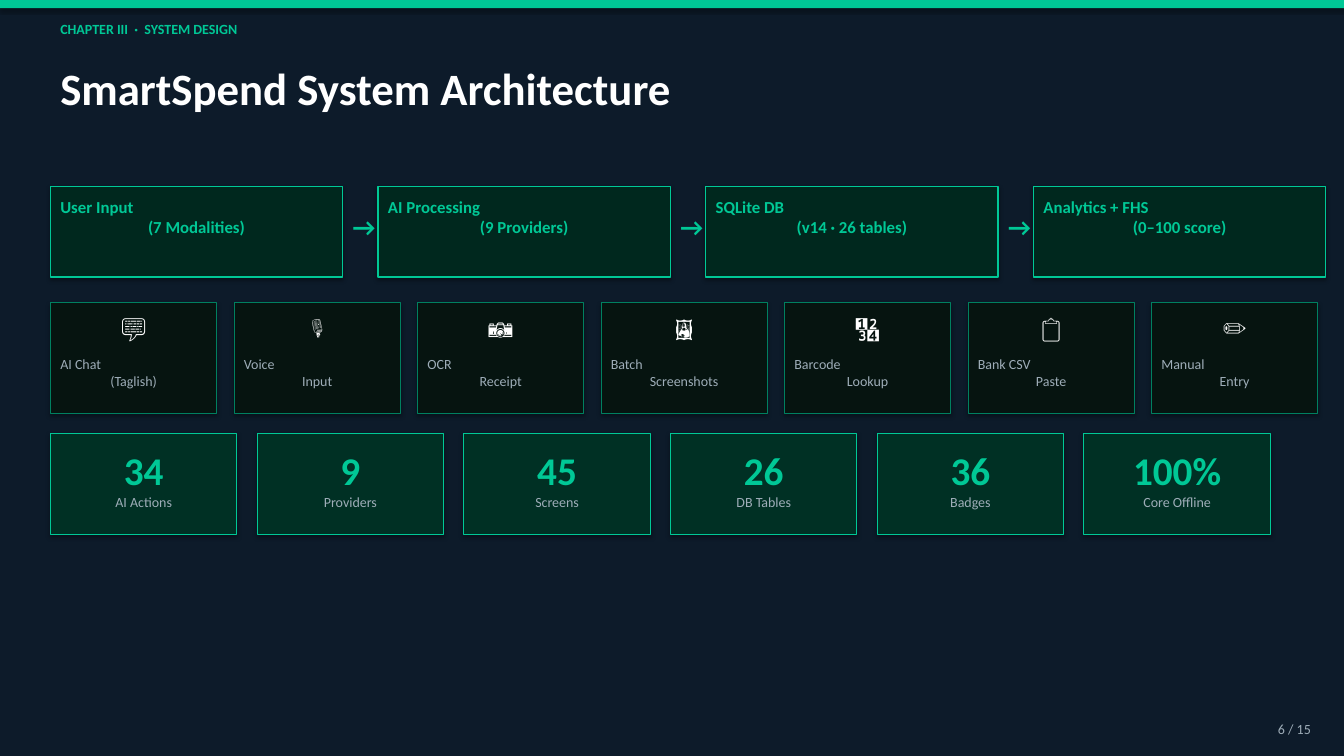
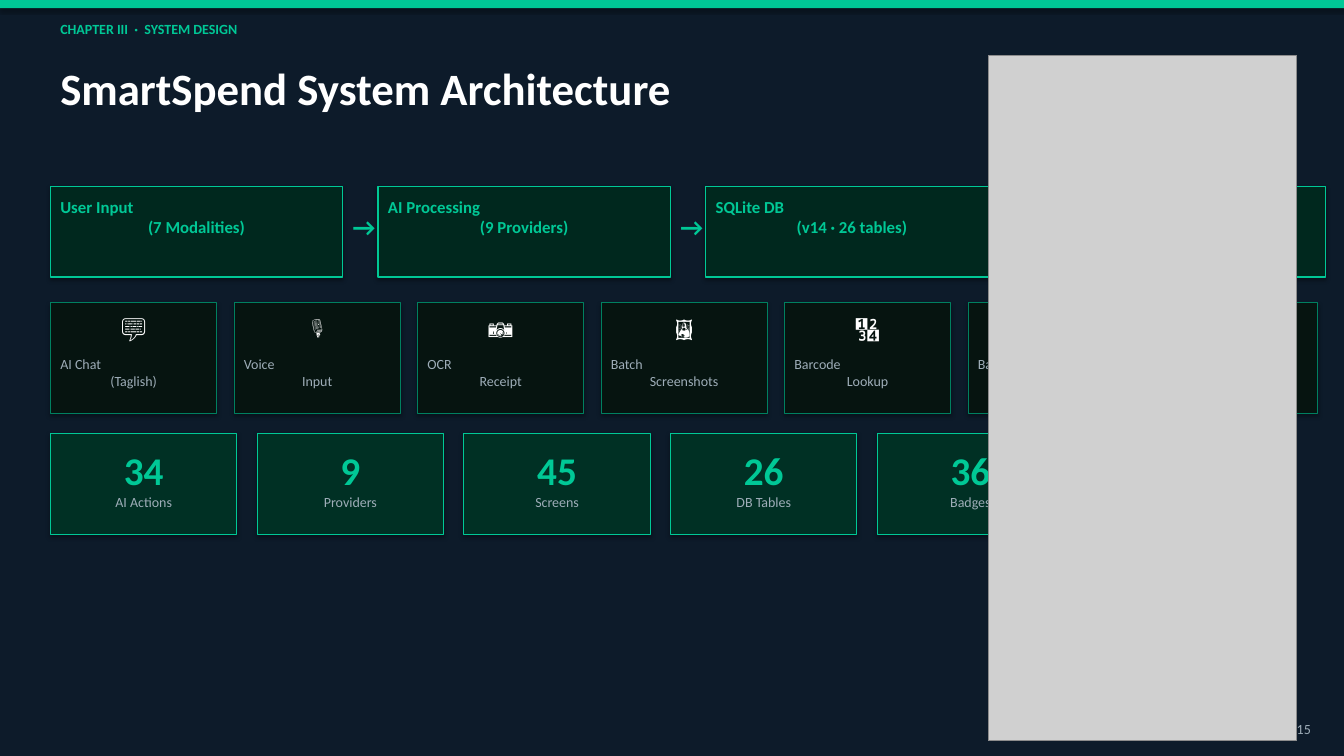
Before and after one commit to Zushikina-kun/smartspend-app, a slide deck: slide 6 of docs/capstone/SmartSpend_Defense_Presentation.pptx. Drawn at 1344x756 pixels with LibreOffice and Linux fonts; fonts in the diff are those of the drawing; grey boxes stand for pictures. Boxes give left, top, right and bottom in pixels: in the first picture for what was removed or moved away, otherwise in the second. Text is boxed around its words. In the diff, an @@ line names an element or a change of style, - is before the commit and + after.

```diff
--- a/docs/capstone/SmartSpend_Defense_Presentation.pptx
+++ b/docs/capstone/SmartSpend_Defense_Presentation.pptx
@@ picture added at [988, 55, 1297, 741] @@
@@ text removed at [998, 207, 1033, 257] @@
-→
@@ text removed at [1043, 201, 1226, 235] @@
-Analytics + FHS
-(0–100 score)
@@ text removed at [1161, 359, 1250, 388] @@
-Manual
-Entry
@@ text removed at [1133, 458, 1221, 486] @@
-100%
@@ text removed at [1143, 497, 1211, 507] @@
-Core Offline
```
Also in this commit, not shown: 5 other slides changed, 31 other files.
